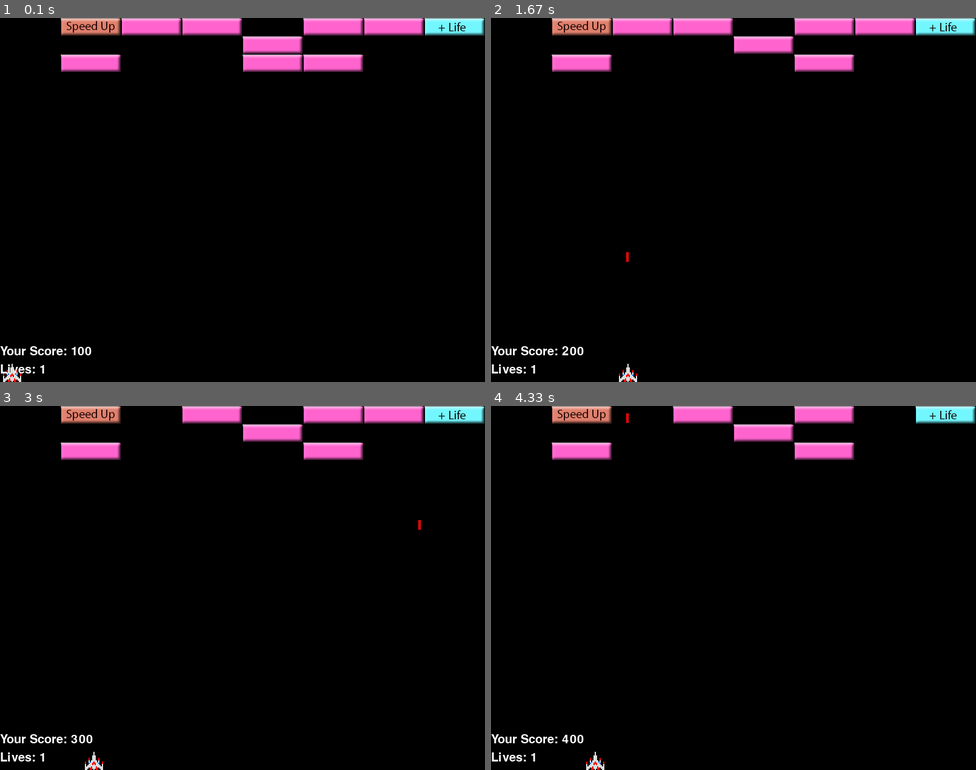
Above: before the commit, frames 1-4 (two rows, left to right).
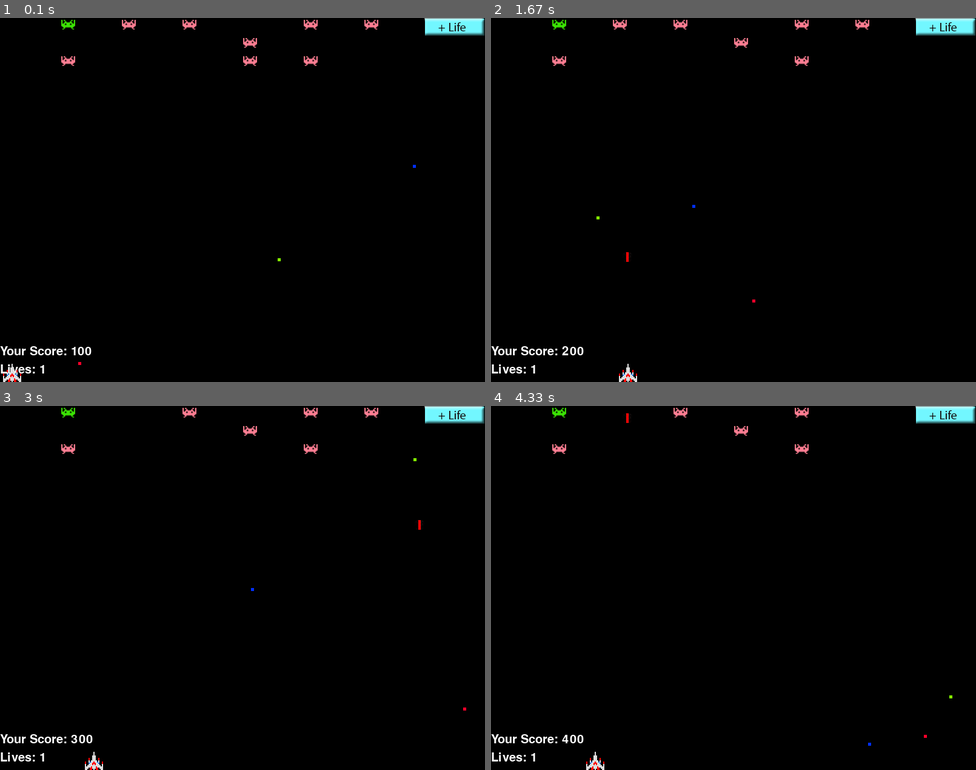
Above: after the commit, the same moments.

Repository: blueboss500/PygameModule5
Game: pygame game, started from PygameModule5/Game/Breakout.py
Same seed, same stepped clock (60 frames per second), same inputs: the game is played once before the commit and once after it.
Inputs (mouse positions are in pixels of both pictures, inside the frame that each line leads up to):
- Up to frame 1 (0.1 s): no input
- Up to frame 2 (1.67 s): click (733, 200) at 0.38 s; click (782, 280) at 0.72 s; click (912, 327) at 1.05 s; click (617, 127) at 1.38 s
- Up to frame 3 (3 s): click (242, 631) at 1.72 s; click (174, 511) at 2.05 s; click (412, 682) at 2.38 s; click (87, 624) at 2.72 s
- Up to frame 4 (4.33 s): click (840, 500) at 3.05 s; click (617, 653) at 3.38 s; click (908, 671) at 3.72 s; click (588, 722) at 4.05 s

The runs differ from the first frame. In frame 1, 5.3% of the frame differs, in the area x 12-88%, y 0-96%; in frame 2, 4.7%; in frame 3, 4.1%; in frame 4, 3.5%.

Commit message:
Add dymanic background pixels

Diff:
--- /dev/null
+++ b/PygameModule5/Game/Background.py
@@ -0,0 +1,22 @@
+import pygame
+import random
+
+from Game.Shared import *
+
+class Background(GameObject):
+    def __init__(self, position, sprite, game):
+        self.__game = game
+        self._position = 0
+        self.__sprite = sprite
+        self._random = random.seed(100)
+        super(Background, self).__init__(position, (GameConstants.BACKGROUND_SIZE), sprite)
+
+    def getGame(self):
+        return self.__game
+
+    def updatePosition(self):
+        newPosition = (random.randrange(GameConstants.SCREEN_SIZE[0]), random.randrange(GameConstants.SCREEN_SIZE[1]))
+        self.setPosition(newPosition)
+
+    def getSprite(self):
+        return self.__sprite
--- a/PygameModule5/Game/Breakout.py
+++ b/PygameModule5/Game/Breakout.py
@@ -21,6 +21,12 @@
         self.__bullets = [
             Bullet((0, 0), pygame.image.load(GameConstants.SPRITE_BULLET), self),
         ]
+
+        self._backgroundSquares = [
+            Background((0, 0), pygame.image.load(GameConstants.SPRITE_BACKGROUND_1), self),
+            Background((0, 0), pygame.image.load(GameConstants.SPRITE_BACKGROUND_2), self),
+            Background((0, 0), pygame.image.load(GameConstants.SPRITE_BACKGROUND_3), self)
+            ]
 
         pygame.init()
         pygame.mixer.init()
@@ -78,6 +84,9 @@
     def getShip(self):
         return self.__ship
 
+    def getBackgroundSquares(self):
+        return self._backgroundSquares
+
     def playSound(self, soundClip):
         sound = self.__sounds[soundClip]
 
--- a/PygameModule5/Game/Scenes/PlayingGameScene.py
+++ b/PygameModule5/Game/Scenes/PlayingGameScene.py
@@ -8,6 +8,7 @@
         super(PlayingGameScene, self).__init__(game)
 
     def render(self):
+        self._renderCount = 0
         super(PlayingGameScene, self).render()
 
         game = self.getGame()
@@ -17,6 +18,13 @@
 
         bullets = game.getBullets()
         ship = game.getShip()
+        backgroundSquares = game.getBackgroundSquares()
+
+
+        # render background
+        for backgroundSquare in backgroundSquares:
+            backgroundSquare.updatePosition()
+            game.screen.blit(backgroundSquare.getSprite(), backgroundSquare.getPosition())
 
         #render balls
         for bullet in bullets:
--- a/PygameModule5/Game/Shared/GameConstants.py
+++ b/PygameModule5/Game/Shared/GameConstants.py
@@ -7,15 +7,22 @@
     BULLET_SIZE = [14, 16]
     #BALL_SIZE = [32, 32]
     SHIP_SIZE = [32, 30]
+    BACKGROUND_SIZE = [5, 5]
     SPRITE_SHIP = os.path.join("Game", "Assets", "GalagaShip32.png")
 
     SPRITE_BALL = os.path.join("Game", "Assets", "ball.png")
     SPRITE_BULLET = os.path.join("Game", "Assets", "bullet.png")
     #SPRITE_BALL = os.path.join("Game", "Assets", "GalagaShip32.png")
-    SPRITE_BRICK = os.path.join("Game", "Assets", "standard.png")
-    SPRITE_SPEEDBRICK = os.path.join("Game", "Assets", "speed.png")
+    SPRITE_BRICK = os.path.join("Game", "Assets", "alien_pink.png")
+    SPRITE_SPEEDBRICK = os.path.join("Game", "Assets", "alien_green.png")
     SPRITE_LIFEBRICK = os.path.join("Game", "Assets", "life.png")
     SPRITE_HIGHSCORE = os.path.join("Game", "Assets", "highscore.png")
+    SPRITE_BACKGROUND_1 = os.path.join("Game", "Assets", "background_pixel_blue.png")
+    SPRITE_BACKGROUND_2 = os.path.join("Game", "Assets", "background_pixel_green.png")
+    SPRITE_BACKGROUND_3 = os.path.join("Game", "Assets", "background_pixel_red.png")
+
+
+
 
     PLAYING_SCENE = 0
     GAMEOVER_SCENE = 1
--- a/PygameModule5/Game/__init__.py
+++ b/PygameModule5/Game/__init__.py
@@ -1,4 +1,6 @@
 #Define the Game module and available classes
+
+from Game.Background import Background
 from Game.Ball import Ball
 from Game.Bullet import Bullet
 from Game.HighScore import HighScore
Not shown, added: PygameModule5/Game/Assets/Photoshop Files/alien_green.psd
Not shown, added: PygameModule5/Game/Assets/Photoshop Files/alien_pink.psd
Not shown, added: PygameModule5/Game/Assets/Photoshop Files/background_pixel_blue.psd
Not shown, changed: PygameModule5/PygameModule5.pyproj
